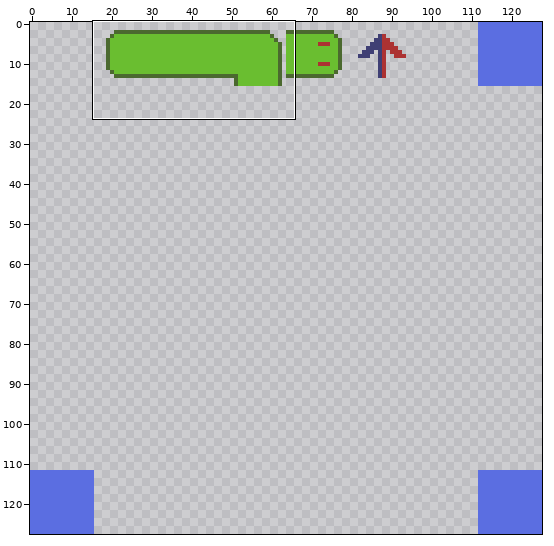
Pixel-art file -- resources/tiles.ase. The picture above shows the old version from afar; the outline marks the close-up.
Close-up. Before:
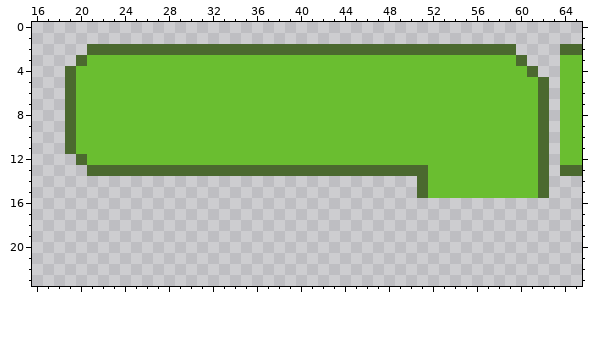
128x128 pixels, 1 frame. Shown: x 16..65, y 0..23.
And afterwards:
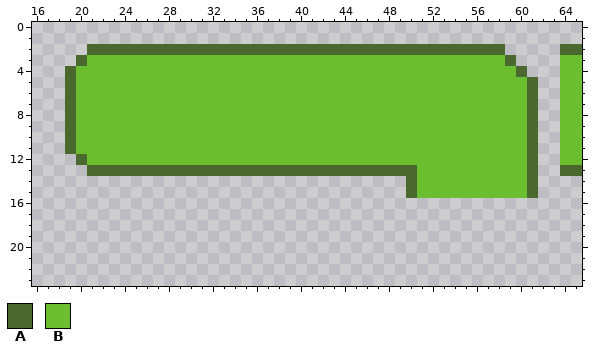
Palette (. is transparent): A #4b692f  B #6abe30
Log entry: Fix tile for angle movement
Change:
The author put colour A in rows 14 to 15 at x 50.
Colour B becomes colour A in row 3 at x 59; in row 4 at x 60; in rows 5 to 15 at x 61.
Colour A becomes colour B in rows 13 to 15 at x 51.
The author cleared colour A in row 2 at x 59; in row 3 at x 60; in row 4 at x 61; in rows 5 to 15 at x 62.
